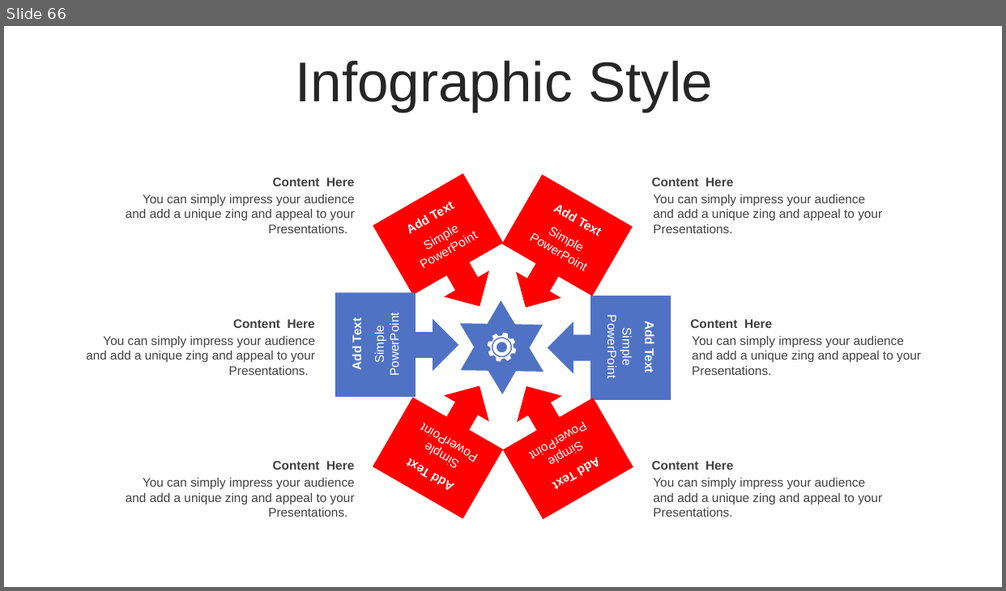
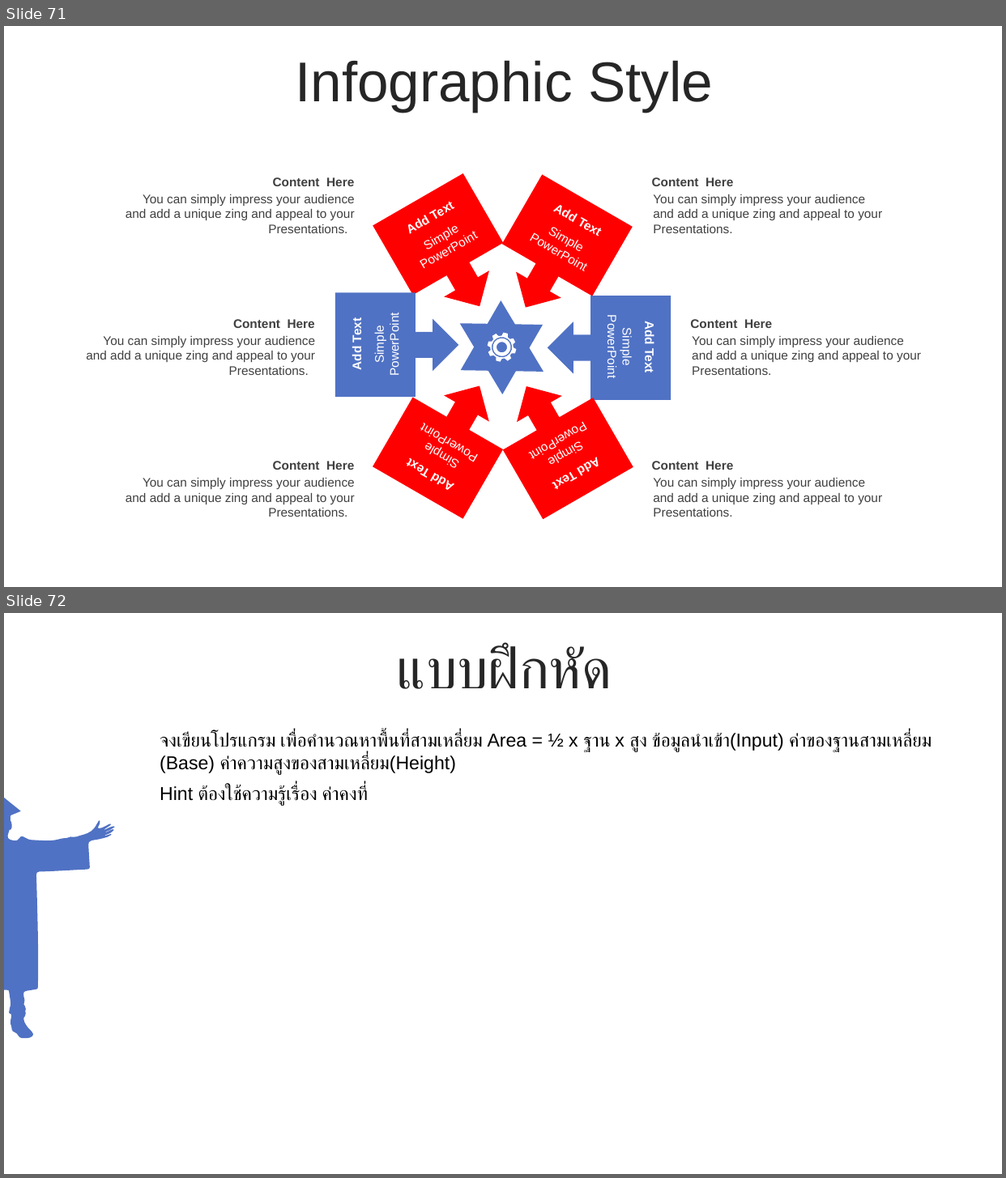
Before and after one commit to WatcharapolxFa/SolveProblemsIn-C-Language, a slide deck: TeachCLanguage/C.pptx. Shown one above the other, each under a label of ours: slide 66 before the commit, slides 71 and 72 after it. The pictures are 1006x591 and 1006x1178 pixels, drawn with LibreOffice and Linux fonts; fonts in the diff are those of the drawing. Boxes give left, top, right and bottom in pixels: in the first picture for what was removed or moved away, otherwise in the second. Text is boxed around its words. In the diff, an @@ line names an element or a change of style, - is before the commit and + after.

```diff
--- a/TeachCLanguage/C.pptx
+++ b/TeachCLanguage/C.pptx
@@ slide 72 added at (x1=4, y1=613, x2=1002, y2=1174), background #FFFFFF @@
@@ text added at (x1=397, y1=645, x2=612, y2=689), 54 pt, text #262626 @@
+แบบฝึกหัด
@@ text added at (x1=160, y1=732, x2=931, y2=775), 18 pt, text #000000 @@
+จงเขียนโปรแกรม เพื่อคำนวณหาพื้นที่สามเหลี่ยม Area = ½ x ฐาน x สูง ข้อมูลนำเข้า(Input) ค่าของฐานสามเหลี่ยม (Base) ค่าความสูงของสามเหลี่ยม(Height)
@@ freeform shape added at (x1=4, y1=796, x2=115, y2=1042), fill #5072C4 @@
@@ text added at (x1=160, y1=785, x2=368, y2=806), 18 pt, text #000000 @@
+Hint ต้องใช้ความรู้เรื่อง ค่าคงที่
@@ what was slide 66 is now slide 71 @@
```
Also in this commit, not shown: 5 other slides added, 1 slide removed, 13 other files.
